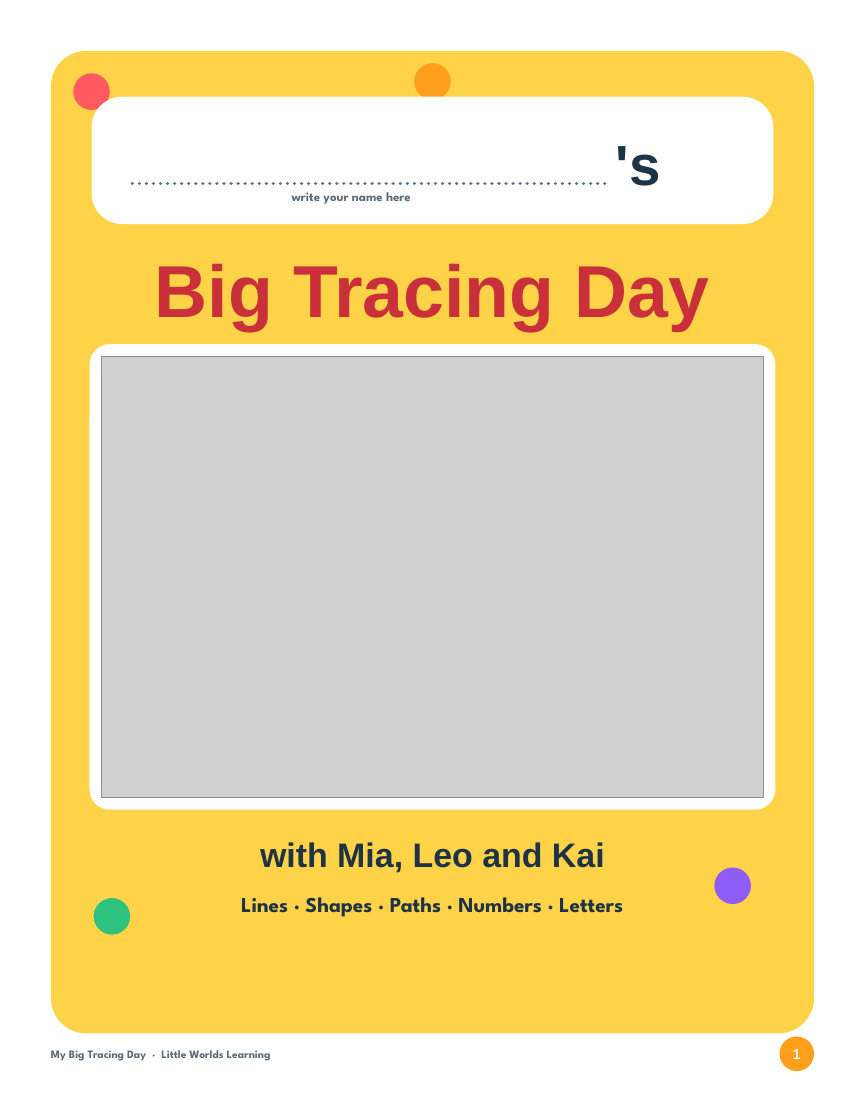
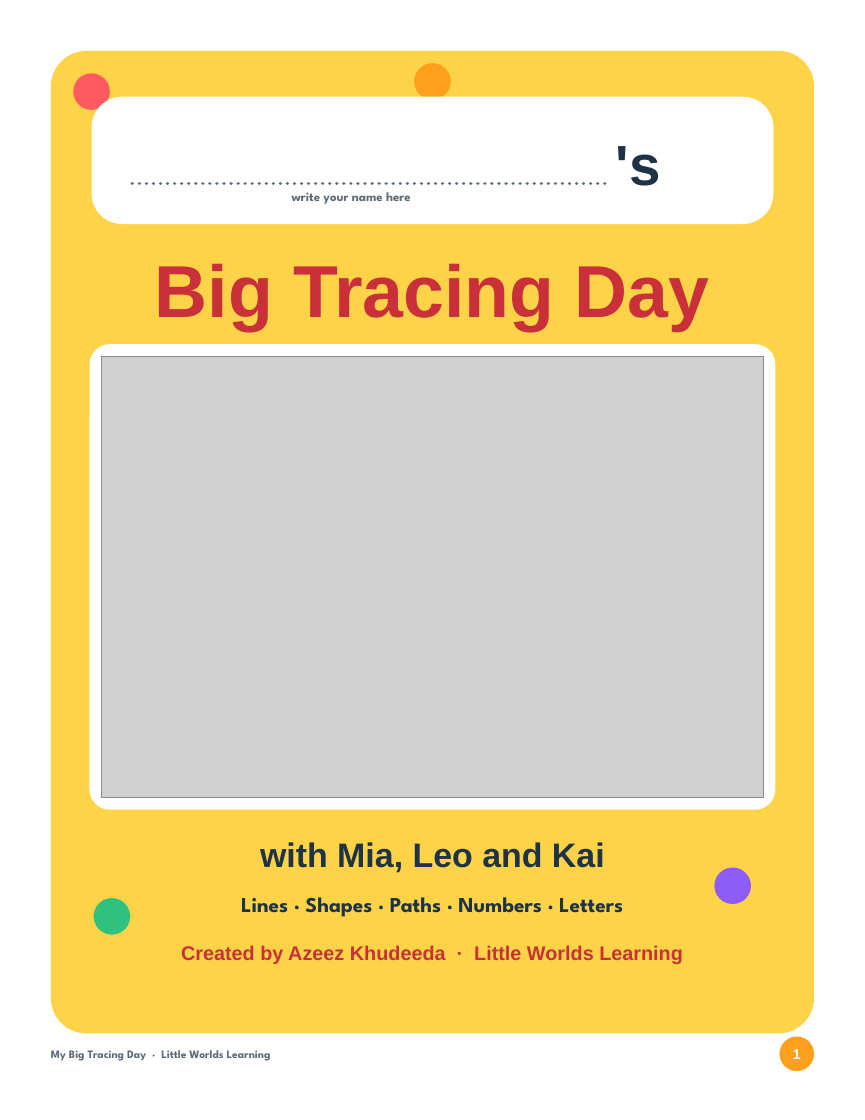
Before and after one commit to azeezbadal-cloud/my-project, a slide deck: slide 1 of baby-book/dist/Little_Worlds_My_Big_Tracing_Day/03_EDITABLE/My_Big_Tracing_Day_Editable.pptx. Drawn at 865x1120 pixels with LibreOffice and Linux fonts; fonts in the diff are those of the drawing; grey boxes stand for pictures. Boxes give left, top, right and bottom in pixels: in the first picture for what was removed or moved away, otherwise in the second. Text is boxed around its words. In the diff, an @@ line names an element or a change of style, - is before the commit and + after.

```diff
--- a/baby-book/dist/Little_Worlds_My_Big_Tracing_Day/03_EDITABLE/My_Big_Tracing_Day_Editable.pptx
+++ b/baby-book/dist/Little_Worlds_My_Big_Tracing_Day/03_EDITABLE/My_Big_Tracing_Day_Editable.pptx
@@ text added at box(181, 945, 683, 964), 14 pt, text #C9303A, bold @@
+Created by Azeez Khudeeda · Little Worlds Learning
```
Also in this commit, not shown: 26 other files.
